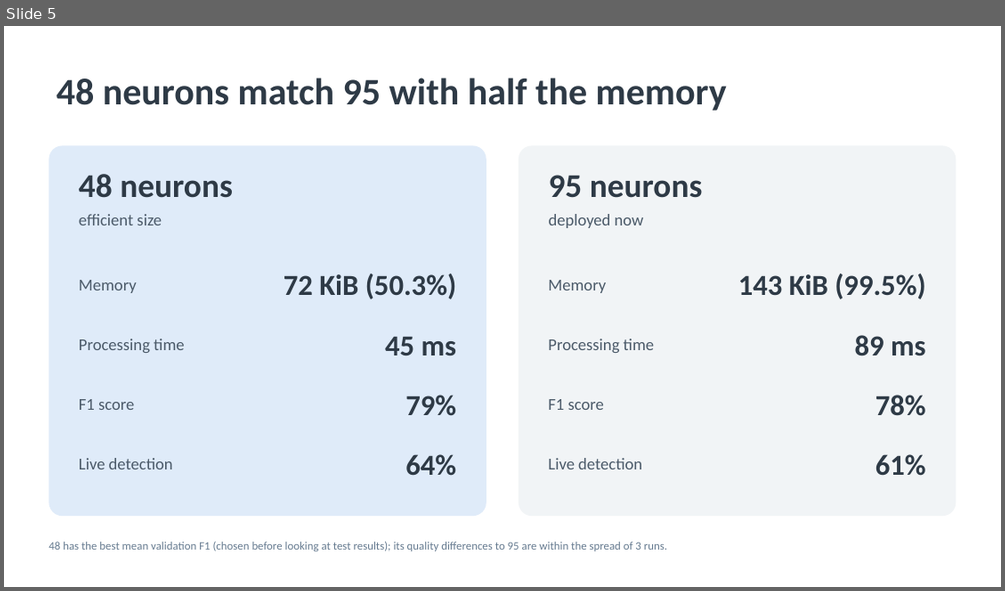
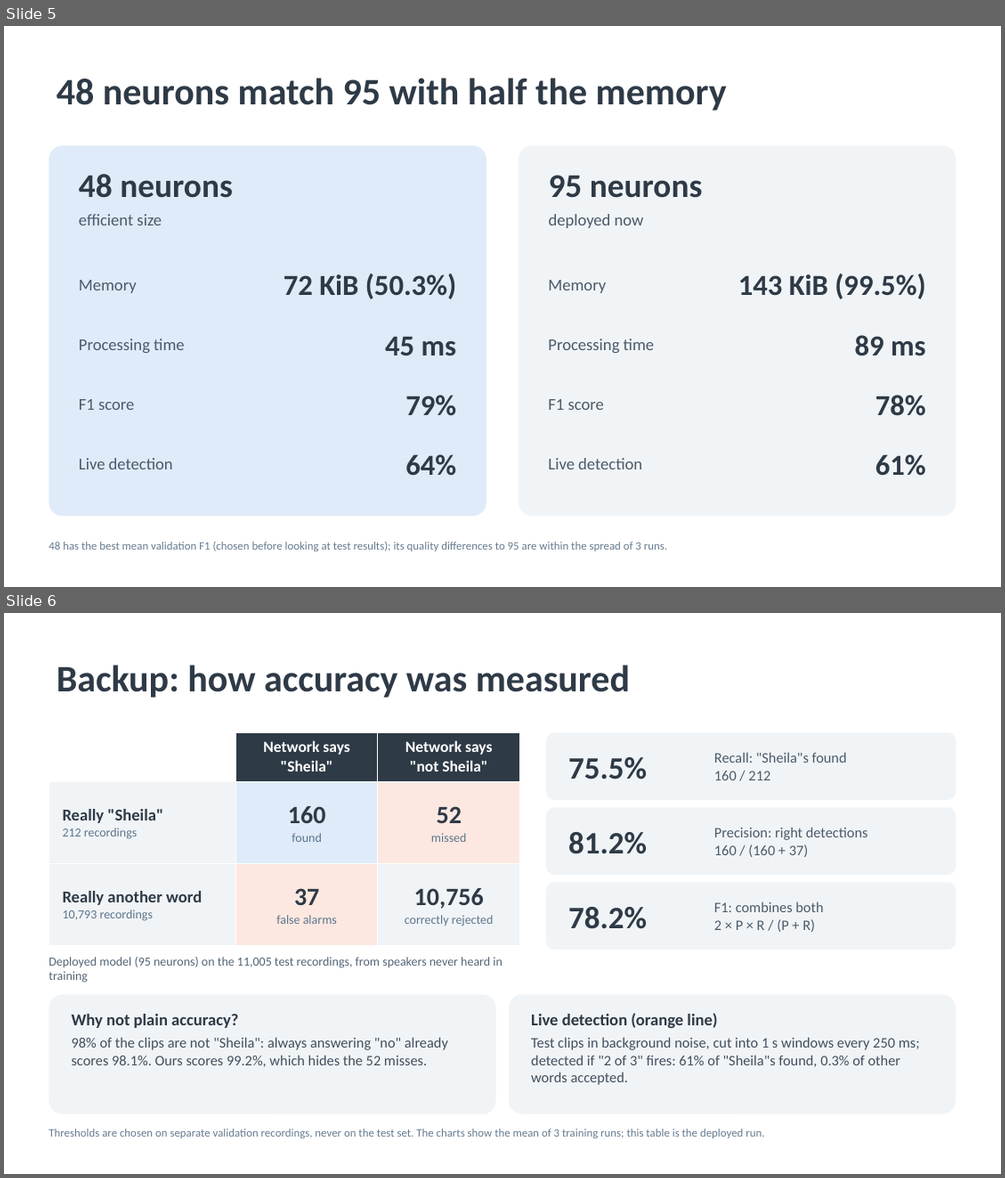
Before and after one commit to Mateo-Guzman-1/5XPG0, a slide deck: code/snn_keyword/research/reports/E2_network_size_slides.pptx. Shown one above the other, each under a label of ours: slide 5 before the commit, slides 5 and 6 after it. The pictures are 1005x591 and 1005x1178 pixels, drawn with LibreOffice and Linux fonts; fonts in the diff are those of the drawing. Boxes give left, top, right and bottom in pixels: in the first picture for what was removed or moved away, otherwise in the second. Text is boxed around its words. In the diff, an @@ line names an element or a change of style, - is before the commit and + after.

```diff
--- a/code/snn_keyword/research/reports/E2_network_size_slides.pptx
+++ b/code/snn_keyword/research/reports/E2_network_size_slides.pptx
@@ slide 6 added at <box>4,613,1001,1174</box>, background #FFFFFF @@
@@ title added at <box>57,665,630,698</box>, 36 pt, text #2E3A46, bold @@
+Backup: how accuracy was measured
@@ table added at <box>48,732,520,946</box>, 3 rows, 3 columns @@
+ | Network says "Sheila" | Network says "not Sheila"
+Really "Sheila" / 212 recordings | 160 / found | 52 / missed
+Really another word / 10,793 recordings | 37 / false alarms | 10,756 / correctly rejected
@@ rounded rectangle added at <box>546,732,956,800</box>, fill #F1F4F6 @@
@@ text added at <box>568,757,647,779</box>, 30 pt, text #2E3A46, bold @@
+75.5%
@@ text added at <box>714,752,847,780</box>, 14 pt, text #4B5A69 @@
+Recall: "Sheila"s found
+160 / 212
@@ rounded rectangle added at <box>546,807,956,875</box>, fill #F1F4F6 @@
@@ text added at <box>568,832,647,854</box>, 30 pt, text #2E3A46, bold @@
+81.2%
@@ text added at <box>714,827,868,857</box>, 14 pt, text #4B5A69 @@
+Precision: right detections
+160 / (160 + 37)
@@ rounded rectangle added at <box>546,882,956,949</box>, fill #F1F4F6 @@
@@ text added at <box>714,901,823,932</box>, 14 pt, text #4B5A69 @@
+F1: combines both
+2 × P × R / (P + R)
@@ text added at <box>568,907,647,929</box>, 30 pt, text #2E3A46, bold @@
+78.2%
@@ text added at <box>48,957,502,982</box>, 12 pt, text #546576 @@
+Deployed model (95 neurons) on the 11,005 test recordings, from speakers never heard in training
@@ rounded rectangle added at <box>48,995,496,1114</box>, fill #F1F4F6 @@
@@ rounded rectangle added at <box>509,995,956,1114</box>, fill #F1F4F6 @@
@@ text added at <box>531,1013,920,1085</box>, 14 pt, text #414F5D @@
+Live detection (orange line)
+Test clips in background noise, cut into 1 s windows every 250 ms; detected if "2 of 3" fires: 61% of "Sheila"s found, 0.3% of other words accepted.
@@ text added at <box>72,1013,448,1067</box>, 14 pt, text #414F5D @@
+Why not plain accuracy?
+98% of the clips are not "Sheila": always answering "no" already scores 98.1%. Ours scores 99.2%, which hides the 52 misses.
@@ text added at <box>48,1128,764,1138</box>, 11 pt, text #667B90 @@
+Thresholds are chosen on separate validation recordings, never on the test set. The charts show the mean of 3 training runs; this table is the deployed run.
```
Also in this commit, not shown: 2 other files.
